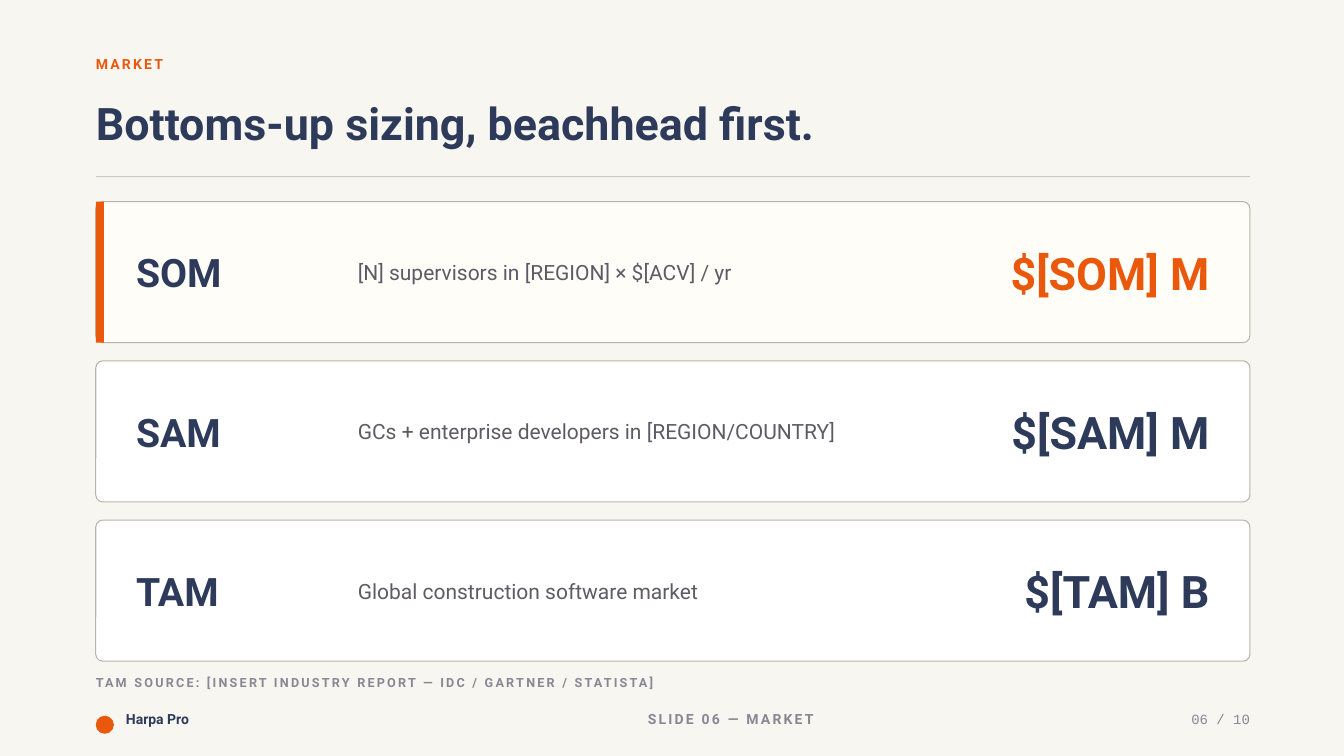
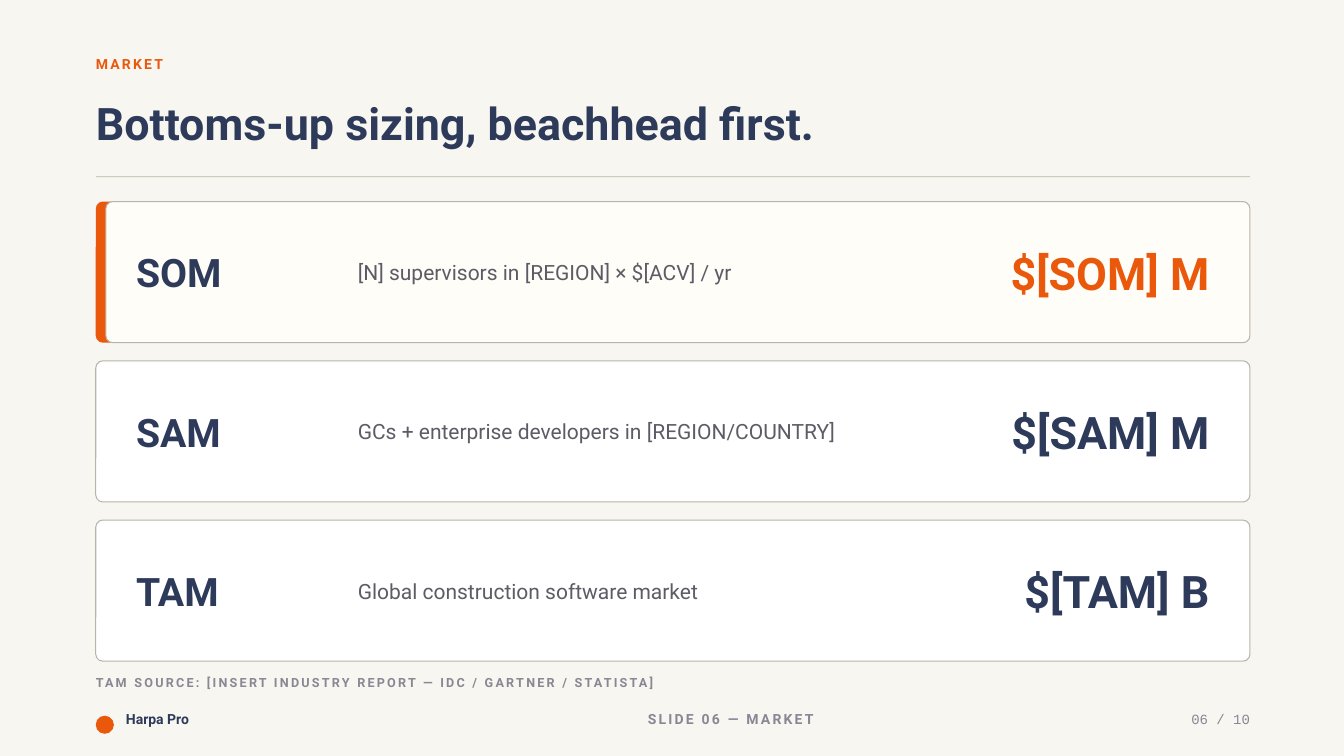
Before and after one commit to patrickchin/haru3-reports, a slide deck: slide 6 of docs/investor/Harpa-Pro-Deck-v2.pptx. Drawn at 1344x756 pixels with LibreOffice and Linux fonts; fonts in the diff are those of the drawing. Boxes give left, top, right and bottom in pixels: in the first picture for what was removed or moved away, otherwise in the second. Text is boxed around its words. In the diff, an @@ line names an element or a change of style, - is before the commit and + after.

```diff
--- a/docs/investor/Harpa-Pro-Deck-v2.pptx
+++ b/docs/investor/Harpa-Pro-Deck-v2.pptx
@@ rounded rectangle at [96,202,1250,343]: fill #FFFDF8 to #EA580C; outline #B9B4A8 0.75 pt to none @@
@@ rectangle removed at [96,202,104,343] @@
@@ rounded rectangle added at [106,202,1250,343], fill #FFFDF8, outline #B9B4A8 0.75 pt @@
```
Also in this commit, not shown: 4 other slides changed, 1 other file.
